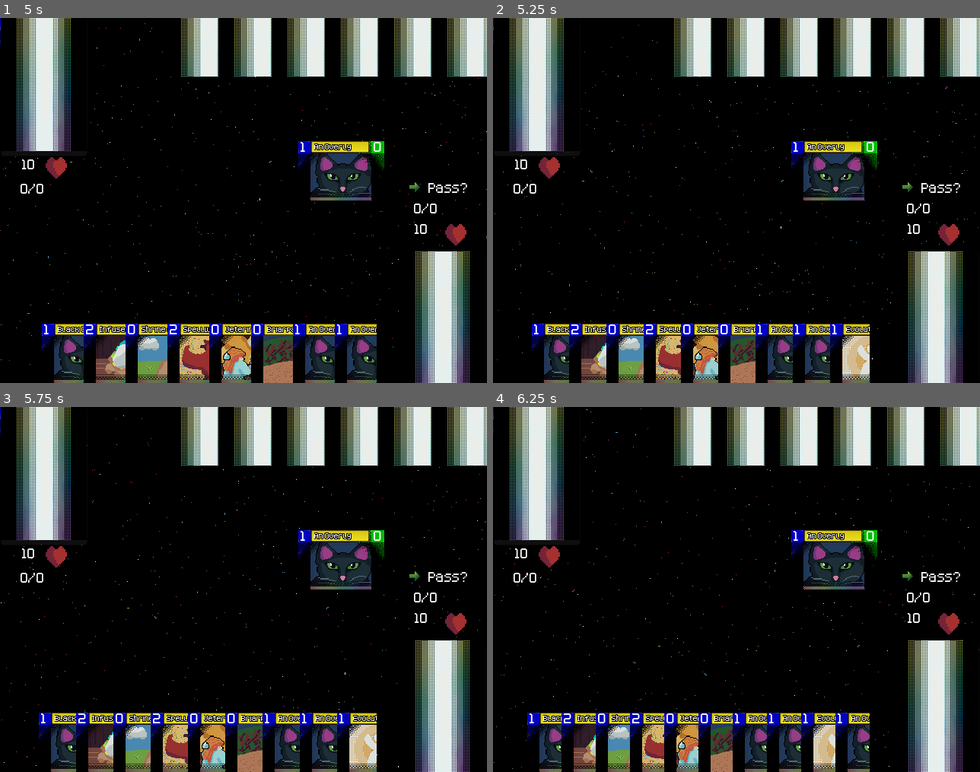
Above: before the commit, frames 1-4 (two rows, left to right).
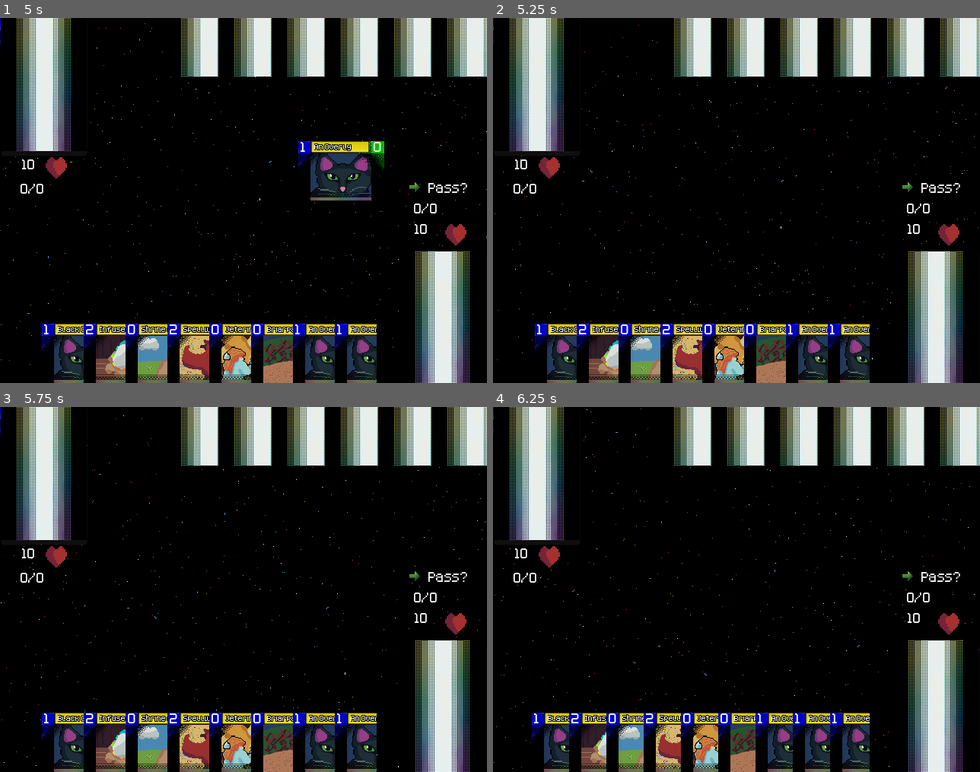
Above: after the commit, the same moments.

Repository: ColbySchexnayder/mana-stream
Game: Godot game, scene res://Scenes/titleScreen.tscn
Same seed, same stepped clock (60 frames per second), same inputs: the game is played once before the commit and once after it.
Inputs (mouse positions are in pixels of both pictures, inside the frame that each line leads up to):
- Up to frame 1 (5 s): click "New Game?" at 0.5 s; click "Pass?" at 1.25 s; click (443, 317) at 2 s; click (43, 87) at 2.75 s; click (443, 317) at 3.5 s; click (43, 87) at 4.25 s
- Up to frame 2 (5.25 s): click "Pass?" at 5 s
- Up to frame 3 (5.75 s): no input
- Up to frame 4 (6.25 s): click (936, 706) at 5.75 s

Frame 1 is identical in both runs. In frame 2, 10% of the frame differs, in the area x 7-79%, y 33-100%; in frame 3, 10%; in frame 4, 10%.

Commit message:
cards require mana to be sustained

Diff:
--- a/Cards/Card.gd
+++ b/Cards/Card.gd
@@ -23,6 +23,7 @@
 }
 
 var currentPosition := position.IN_DECK
+var paid := false
 var exhausted := false
 var revealed := true
 var cardOwner := 1
@@ -47,6 +48,7 @@
 @onready var summon_button: TextureButton = $InspectView/SummonButton
 @onready var attack_button: TextureButton = $InspectView/AttackButton
 @onready var block_button: TextureButton = $InspectView/BlockButton
+@onready var keep_button: TextureButton = $InspectView/KeepButton
 
 @onready var card_art: TextureRect = $CardArt
 @onready var add_button: TextureButton = $InspectView/AddButton
@@ -74,7 +76,7 @@
 func block() -> void:
 	pass
 
-#Tentatively @cause. 0: Resolving card. 1: from battle. 2:from card effect. more to be added?
+#Tentatively @cause. 0: Resolving card. 1: from battle. 2:from card effect. 3. Cost not paid more to be added?
 func destroy(cause: int) -> void:
 	GmManager.emit_signal("_move_to_deck", card)
 
@@ -90,6 +92,7 @@
 	card.card_art.scale.y = .5
 
 func refresh()->void:
+	paid = false
 	exhausted = false
 	card_back.scale.x = 1
 	card_back.scale.y = 1
@@ -167,3 +170,7 @@
 
 func _on_remove_button_pressed() -> void:
 	GmManager.emit_signal("_card_remove", self)
+
+
+func _on_keep_button_pressed() -> void:
+	GmManager.emit_signal("_card_keep", self)
--- a/Cards/Card.tscn
+++ b/Cards/Card.tscn
@@ -180,6 +180,26 @@
 theme_override_styles/normal = ExtResource("6_n0a8q")
 text = "Summon?"
 
+[node name="KeepButton" type="TextureButton" parent="InspectView"]
+visible = false
+layout_mode = 0
+offset_left = -124.0
+offset_top = 91.0
+offset_right = -13.0
+offset_bottom = 125.0
+texture_normal = ExtResource("6_rhvt5")
+
+[node name="ButtonText" type="RichTextLabel" parent="InspectView/KeepButton"]
+layout_mode = 0
+offset_left = 20.0
+offset_top = -2.0
+offset_right = 111.0
+offset_bottom = 28.0
+mouse_filter = 1
+theme = ExtResource("3_gx64q")
+theme_override_styles/normal = ExtResource("6_n0a8q")
+text = "Sustain?"
+
 [node name="AttackButton" type="TextureButton" parent="InspectView"]
 visible = false
 layout_mode = 0
@@ -263,6 +283,7 @@
 [connection signal="gui_input" from="." to="." method="_on_gui_input"]
 [connection signal="mouse_entered" from="." to="." method="_on_mouse_entered"]
 [connection signal="pressed" from="InspectView/SummonButton" to="." method="_on_summon_button_pressed"]
+[connection signal="pressed" from="InspectView/KeepButton" to="." method="_on_keep_button_pressed"]
 [connection signal="pressed" from="InspectView/AttackButton" to="." method="_on_attack_button_pressed"]
 [connection signal="pressed" from="InspectView/BlockButton" to="." method="_on_block_button_pressed"]
 [connection signal="pressed" from="InspectView/AddButton" to="." method="_on_add_button_pressed"]
--- a/Scenes/duel.gd
+++ b/Scenes/duel.gd
@@ -30,8 +30,7 @@
 
 enum phase {
 	REFRESH,
-	PLAY,
-	ATTACK
+	PLAY
 }
 
 var currentPhase = phase.PLAY
@@ -120,6 +119,7 @@
 	GmManager.connect("_move_to_deck", move_to_deck)
 	GmManager.connect("_card_block", card_block)
 	GmManager.connect("_interrupt", interrupt)
+	GmManager.connect("_card_keep", card_keep)
 
 
 
@@ -198,10 +198,13 @@
 			if card.currentPosition == card.position.IN_HAND:
 				card.summon_button.visible = true
 			if card.currentPosition == card.position.IN_SUMMON and !card.exhausted:
-				if !attacking:
-					card.attack_button.visible = true
-				elif currentTurn != 1:
-					card.block_button.visible = true
+				if currentPhase == phase.PLAY:
+					if !attacking:
+						card.attack_button.visible = true
+					elif currentTurn != 1:
+						card.block_button.visible = true
+				elif currentPhase == phase.REFRESH and !card.paid:
+					card.keep_button.visible = true
 			if card.currentPosition == card.position.IN_DECK:
 				card.call_deferred("queue_free")
 
@@ -210,6 +213,7 @@
 		card.summon_button.visible = false
 		card.attack_button.visible = false
 		card.block_button.visible = false
+		card.keep_button.visible = false
 		if card.exhausted:
 			card.card_back.scale.x = .5
 			card.card_back.scale.y = .5
@@ -246,7 +250,7 @@
 
 
 
-func card_summon(card):
+func card_summon(card: Card) -> void:
 	if card.currentPosition != card.position.IN_HAND:
 		return
 	if card.cost <= availableMana:
@@ -259,7 +263,13 @@
 		card.inspect_view.visible = false
 		GmManager.emit_signal("_resolve_summon", card)
 
-func move_to_deck(card):
+func card_keep(card: Card) -> void:
+	if card.cost <= availableMana:
+		availableMana -= card.cost
+		card.paid = true
+		card_select(card)
+
+func move_to_deck(card: Card) -> void:
 	if card.currentPosition == Card.position.IN_DECK:
 		return
 
@@ -332,7 +342,7 @@
 	currentTurn = -currentTurn + 3
 
 	print (bool(currentTurn-2))
-
+	currentPhase = phase.REFRESH
 	match currentTurn:
 		1:
 			draw(1)
@@ -374,7 +384,24 @@
 
 
 func _on_pass_button_pressed() -> void:
-	change_turn()
+	if currentPhase == phase.REFRESH:
+		if currentTurn == 1:
+			var i = 0
+			while i < (player1summon.size()):
+				if !player1summon[i].paid:
+					player1summon[i].destroy(3)
+					i -= 1
+				i += 1
+		else:
+			var i = 0
+			while i < (player2summon.size()):
+				if !player2summon[i].paid:
+					player2summon[i].destroy(3)
+					i -= 1
+				i += 1
+		currentPhase = phase.PLAY
+	elif currentPhase == phase.PLAY:
+		change_turn()
 
 
 func _on_interrupt_button_pressed() -> void:
--- a/Scripts/GMManager.gd
+++ b/Scripts/GMManager.gd
@@ -10,6 +10,7 @@
 signal _card_activate(card: Card)
 signal _card_refresh(card: Card)
 signal _card_summon(card: Card)
+signal _resolve_summon(card: Card)
 signal _card_attack(card: Card)
 signal _card_block(card: Card)
 signal _card_add(card: Card)
@@ -18,7 +19,8 @@
 signal _add_to_mana(card: Card, manaToAdd: int)
 signal _move_to_deck(card: Card)
 signal _choose_defense(card: Card)
-signal _resolve_summon(card: Card)
+signal _card_keep(card: Card)
+
 
 signal _interrupt(card: Card)
 signal _interrupt_resolved()
